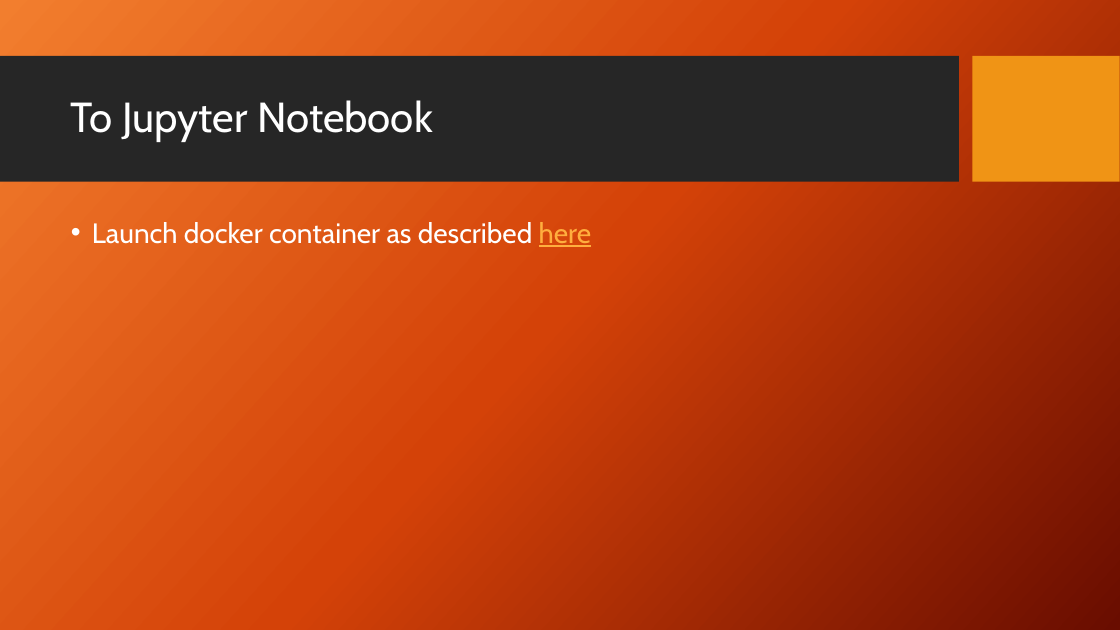
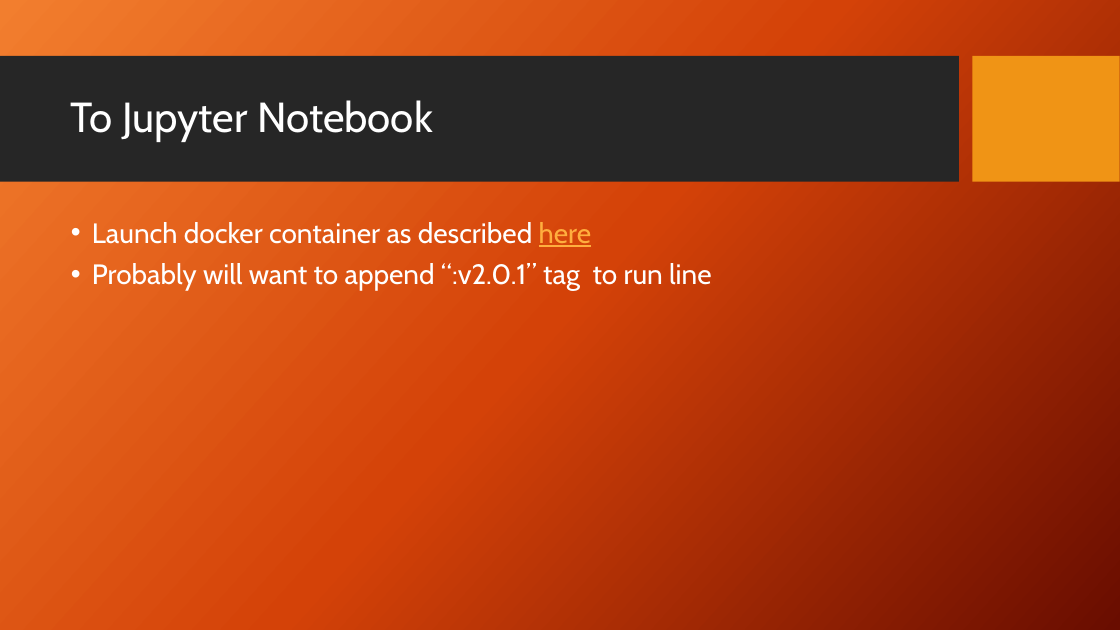
Before and after one commit to mspass-team/mspass_tutorial, a slide deck: slide 15 of SCOPED_2024/MsPASS_Overview.pptx (slide 16 before the commit). Drawn at 1120x630 pixels with LibreOffice and Linux fonts; fonts in the diff are those of the drawing; background and template pictures are left out. Boxes give left, top, right and bottom in pixels: in the first picture for what was removed or moved away, otherwise in the second. Text is boxed around its words. In the diff, an @@ line names an element or a change of style, - is before the commit and + after.

```diff
--- a/SCOPED_2024/MsPASS_Overview.pptx
+++ b/SCOPED_2024/MsPASS_Overview.pptx
@@ text at (x1=92, y1=263, x2=712, y2=291): paragraph added @@
+• Probably will want to append “:v2.0.1” tag to run line
```
Also in this commit, not shown: 7 other slides changed, 1 slide removed, 2 other files.
